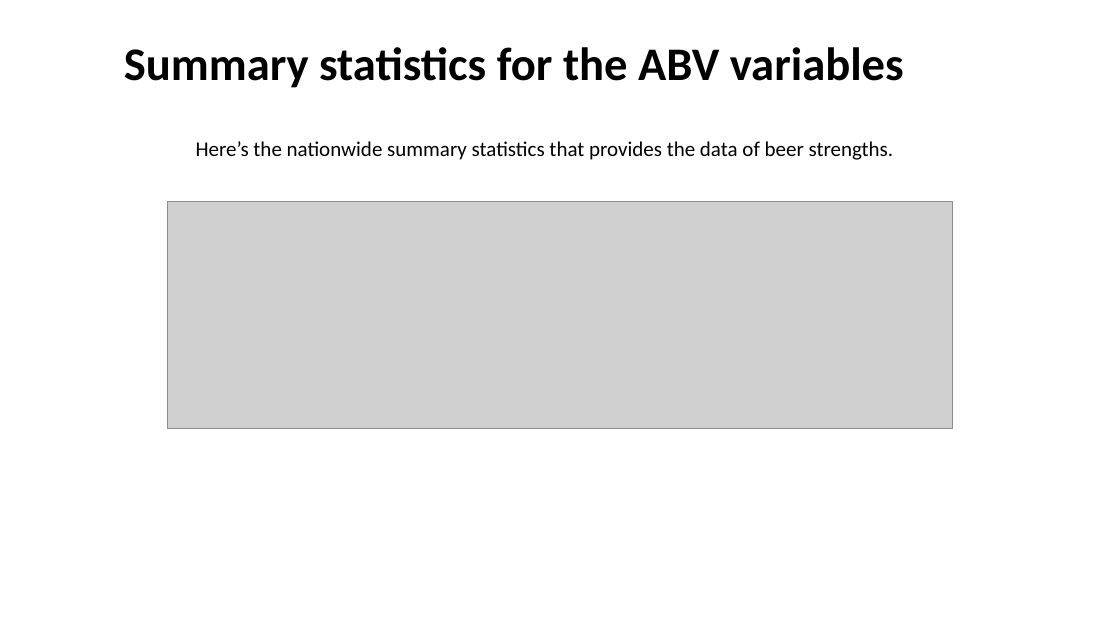
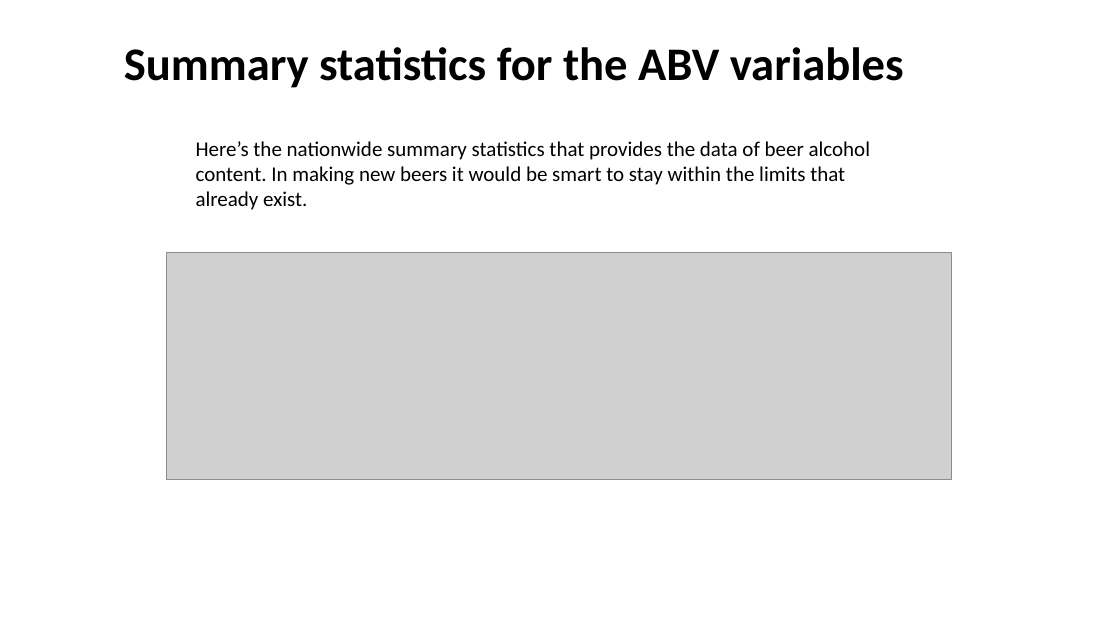
Before and after one commit to sfogelm/SMUDataScienceCapstone1, a slide deck: slide 11 of CaseStudy.pptx. Drawn at 1120x630 pixels with LibreOffice and Linux fonts; fonts in the diff are those of the drawing; grey boxes stand for pictures. Boxes give left, top, right and bottom in pixels: in the first picture for what was removed or moved away, otherwise in the second. Text is boxed around its words. In the diff, an @@ line names an element or a change of style, - is before the commit and + after.

```diff
--- a/CaseStudy.pptx
+++ b/CaseStudy.pptx
@@ text at [196,141,871,210]: text changed @@
-Here’s the nationwide summary statistics that provides the data of beer strengths.
+Here’s the nationwide summary statistics that provides the data of beer alcohol content. In making new beers it would be smart to stay within the limits that already exist.
@@ picture: place and size @@
-picture at [167,202,952,429]
+picture at [166,252,951,480]
```
Also in this commit, not shown: 8 other slides changed.
